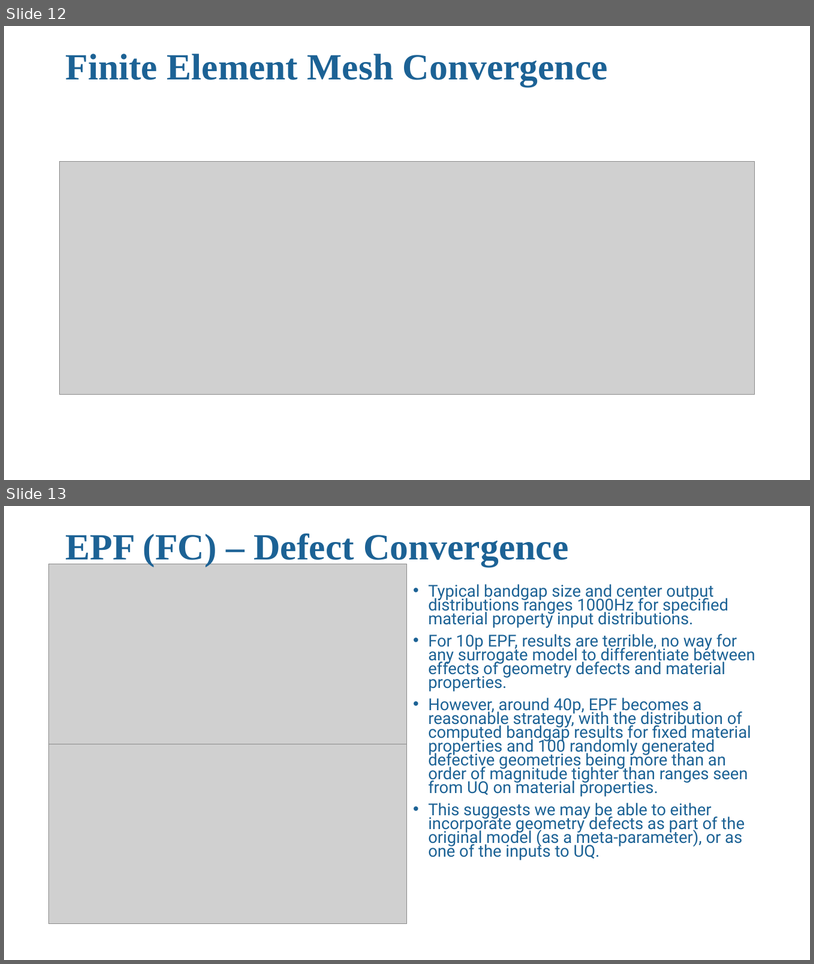
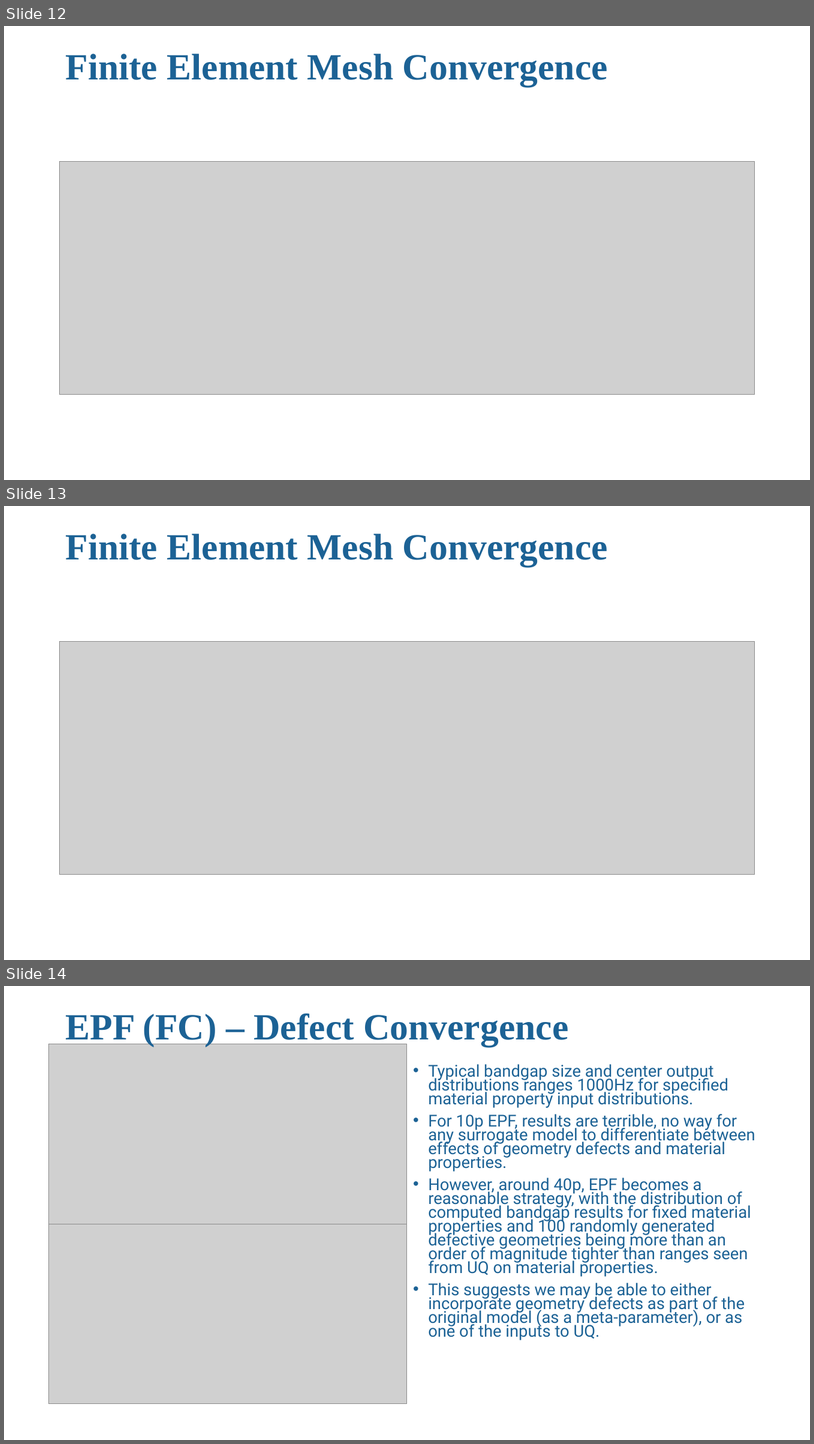
Before and after one commit to trutheresy/UQ-2D-Metamaterials, a slide deck: UQ_2D_metamaterials_update.pptx. Shown one above the other, each under a label of ours: slides 12 and 13 before the commit, slides 12, 13 and 14 after it. The pictures are 814x964 and 814x1444 pixels, drawn with LibreOffice and Linux fonts; fonts in the diff are those of the drawing; grey boxes stand for pictures; background and template pictures are left out. Boxes give left, top, right and bottom in pixels: in the first picture for what was removed or moved away, otherwise in the second. Text is boxed around its words. In the diff, an @@ line names an element or a change of style, - is before the commit and + after.

```diff
--- a/UQ_2D_metamaterials_update.pptx
+++ b/UQ_2D_metamaterials_update.pptx
@@ slide 13 added at [4,506,810,960], background #FFFFFF @@
@@ title added at [65,534,608,567], 44 pt, text #1D6294, bold @@
+Finite Element Mesh Convergence
@@ picture added at [60,642,755,874] @@
@@ what was slide 13 is now slide 14 @@
```
Also in this commit, not shown: 7 other files.
